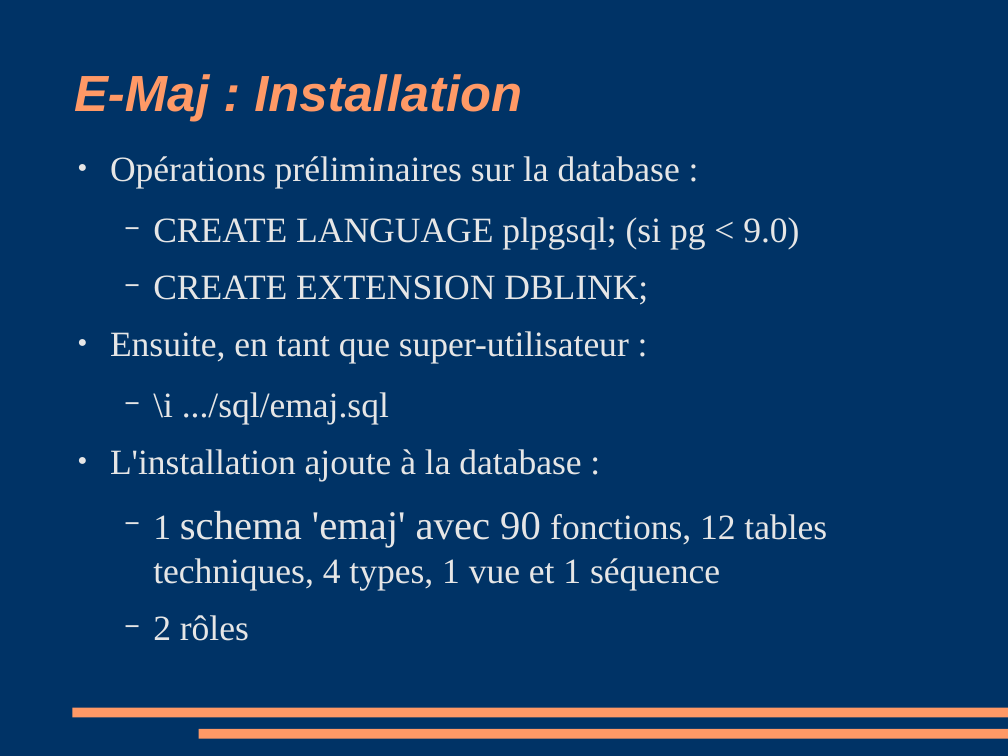
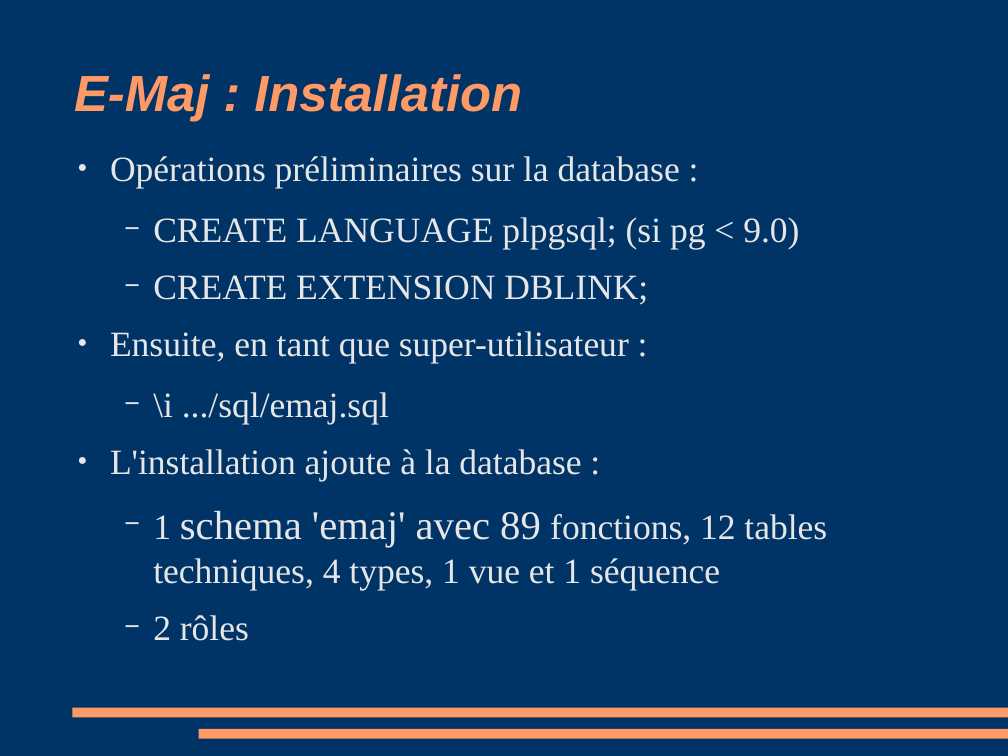
Before and after one commit to beaud76/emaj_doc, a slide deck: slide 9 of Emaj_pres_fr.odp. Drawn at 1008x756 pixels with LibreOffice and Linux fonts; fonts in the diff are those of the drawing. Boxes give left, top, right and bottom in pixels: in the first picture for what was removed or moved away, otherwise in the second. Text is boxed around its words. In the diff, an @@ line names an element or a change of style, - is before the commit and + after.

```diff
--- a/Emaj_pres_fr.odp
+++ b/Emaj_pres_fr.odp
@@ text at [153,510,827,590]: text changed @@
-  − 1 schema 'emaj' avec 90 fonctions, 12 tables techniques, 4 types, 1 vue et 1 séquence
+  − 1 schema 'emaj' avec 89 fonctions, 12 tables techniques, 4 types, 1 vue et 1 séquence
```
Also in this commit, not shown: 9 other slides changed, 3 other files.
